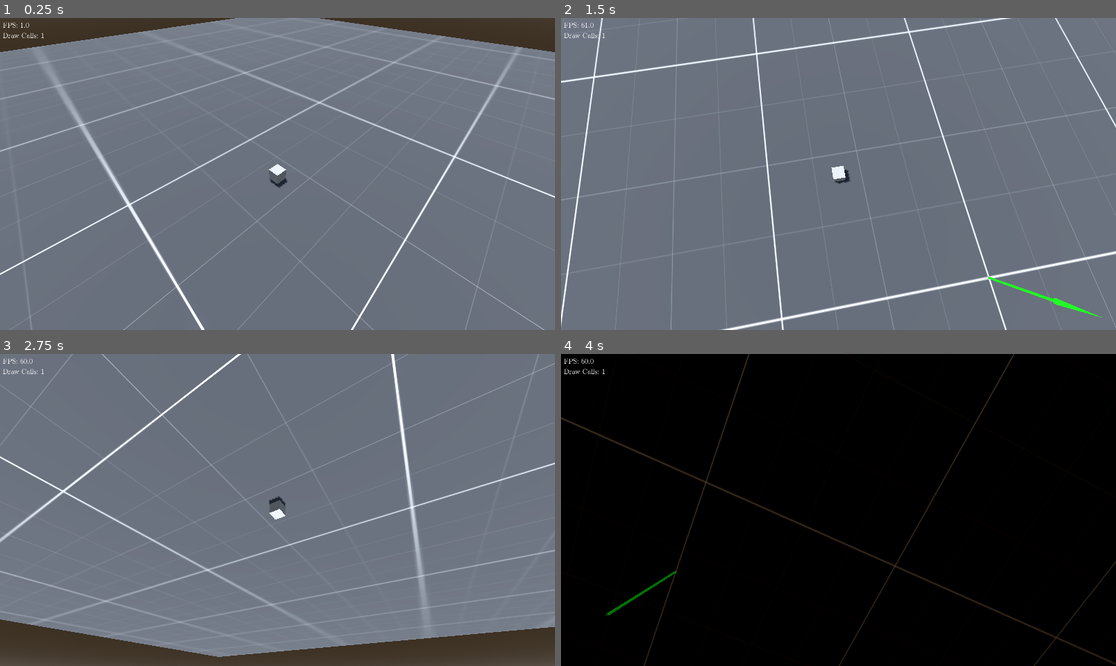
Above: before the commit, frames 1-4 (two rows, left to right).
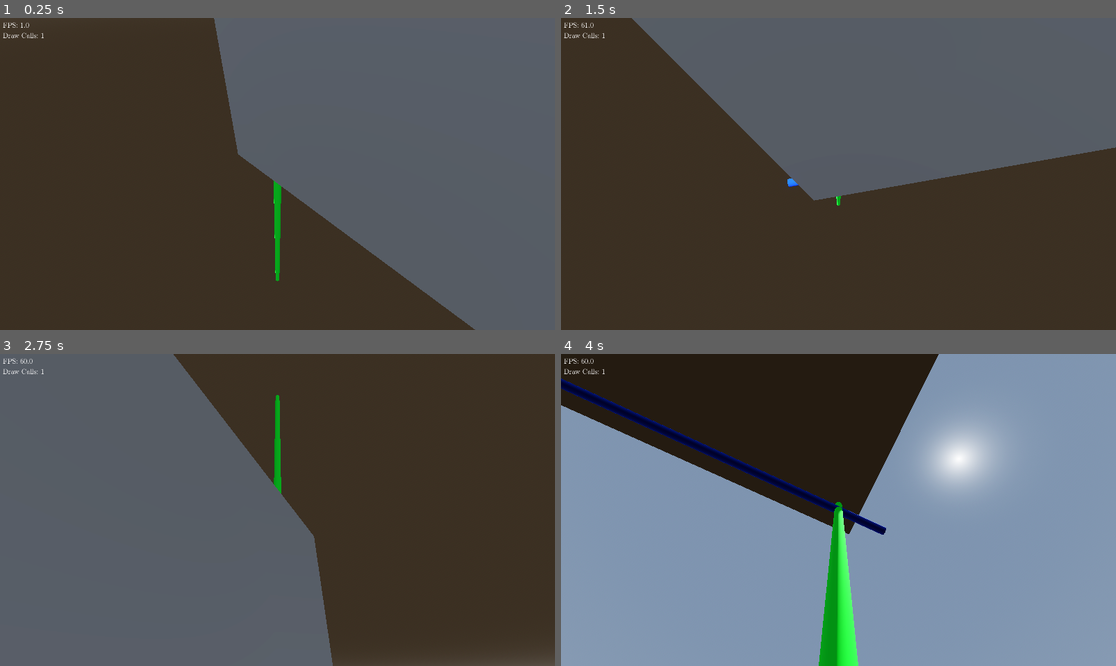
Above: after the commit, the same moments.

Repository: artgillespie/godot_experiments
Game: Godot game, scene res://main.tscn
The game is run twice, just before and just after one commit, with the same random seed, the same clock (stepped at 60 frames per second) and the same inputs. The project has no main scene, so this scene is started directly.
Inputs (mouse positions are in pixels of both pictures, inside the frame that each line leads up to):
- Up to frame 1 (0.25 s): no input
- Up to frame 2 (1.5 s): tap Enter at 0.5 s; move the mouse to (960, 158) at 0.52 s; click (960, 158) at 0.67 s; drag from (727, 189) to (810, 236) at 1.27 s
- Up to frame 3 (2.75 s): tap Space at 2 s; move the mouse to (333, 441) at 2.02 s; click (333, 441) at 2.17 s
- Up to frame 4 (4 s): tap Enter at 2.75 s; drag from (810, 572) to (672, 463) at 2.77 s; tap Space at 3.5 s; move the mouse to (1005, 556) at 3.52 s; click (1005, 556) at 3.67 s

The runs differ from the first frame. In frame 1, 98% of the frame differs, in the area x 0-100%, y 0-100%; in frame 2, 95%; in frame 3, 94%; in frame 4, 100%.

Commit message:
refactor orbital camera, prototype procedural mesh gen"

Diff:
--- a/Camera3D.gd
+++ b/Camera3D.gd
@@ -55,12 +55,11 @@
 func _input(e: InputEvent):
 	if e is InputEventMouseButton:
 		if e.button_index == MOUSE_BUTTON_WHEEL_UP:
-			DISTANCE -= 0.1
+			DISTANCE -= 0.5
+			_update_tx()
 		elif e.button_index == MOUSE_BUTTON_WHEEL_DOWN:
-			DISTANCE += 0.1
-		if e.button_index == MOUSE_BUTTON_LEFT and e.shift_pressed:
-			# pick a new point of interest
-			pass
+			DISTANCE += 0.5
+			_update_tx()
 		return
 	if e is InputEventPanGesture:
 		e = e as InputEventPanGesture
--- a/main.gd
+++ b/main.gd
@@ -2,22 +2,122 @@
 
 const count = 16
 
+var A = Vector3(-0.5, 0.5, 0.5) # x, y, d
+var B = Vector3(0.5, 0.5, 0.5) # -1, 1, d
+var C = Vector3(-0.5, -0.5, 0.5) # -1, -1, d
+var D = Vector3(0.5, -0.5, 0.5) # -1, 1, d
+var E = Vector3(0.5, 0.5, -0.5) # B * (1,1,-1)
+var F = Vector3(-0.5, 0.5, -0.5) # A * (1,1,-1)
+var G = Vector3(0.5, -0.5, -0.5) # D * (1,1,-1)
+var H = Vector3(-0.5, -0.5, -0.5) # C * (1,1,-1)
+
+var FRONT_FACE = [A,D,C,A,B,D]
+var BACK_FACE = [E,H,G,E,F,H]
+var BOTTOM_FACE = [C,G,H,C,D,G]
+var TOP_FACE = [F,B,A,F,E,B]
+var LEFT_FACE = [F,C,H,F,A,C]
+var RIGHT_FACE = [B,G,D,B,E,G]
+
+var FRONT_NORMAL = Vector3(0,0,1)
+var BACK_NORMAL = Vector3(0,0,-1)
+var BOTTOM_NORMAL = Vector3(0,-1,0)
+var TOP_NORMAL = Vector3(0,1,0)
+var LEFT_NORMAL = Vector3(-1,0,0)
+var RIGHT_NORMAL = Vector3(1,0,0)
+
+## triangle 1: upper left, bottom right, bottom left (e.g., ADC)
+## triangle 2: upper left, top right, bottom left (e.g., ABD)
+var UVS = [Vector2(0,0), Vector2(1,1), Vector2(0,1), Vector2(0,0), Vector2(1,0), Vector2(1,1)]
+
+##
+##    F--------E
+##   /|        /|
+##  / |       / |
+##  A H------B-G
+##  | /      | /
+##  |/       |/
+##  C--------D
+##
+
+var VOXEL_GRID_SIZE: int = 16
+var voxel_grid: Array = []
+
+func _init():
+	voxel_grid.clear()
+	voxel_grid.resize(VOXEL_GRID_SIZE*VOXEL_GRID_SIZE*VOXEL_GRID_SIZE)
+	fill_grid(true)
+
 func _ready():
+	$OrbitalCamera.poi = Vector3(0,0,0)
+	var mesh_instance = _make_mesh()
+	mesh_instance.position = Vector3(0,1,0)
+	$Procedural.add_child(mesh_instance)
+	voxel_grid.clear()
+	voxel_grid.resize(VOXEL_GRID_SIZE*VOXEL_GRID_SIZE*VOXEL_GRID_SIZE)
+	fill_grid(true)
 
-	$Camera3D.poi = $Cube.position
-	$Camera3D.look_at($Cube.position)
+func fill_grid(v: bool):
+	for i in range(VOXEL_GRID_SIZE):
+		for j in range(VOXEL_GRID_SIZE):
+			for k in range(VOXEL_GRID_SIZE):
+				set_voxel(i,j,k,v)
+
+func set_voxel(i:int,j:int,k:int,v:bool):
+	voxel_grid[i+j*VOXEL_GRID_SIZE+k*VOXEL_GRID_SIZE*VOXEL_GRID_SIZE] = v
+
+func voxel_at(i:int,j:int,k:int) -> bool:
+	if i < 0 or j < 0 or k < 0 or i >= VOXEL_GRID_SIZE or j >= VOXEL_GRID_SIZE or k >= VOXEL_GRID_SIZE:
+		return false
+	return voxel_grid[i+j*VOXEL_GRID_SIZE+k*VOXEL_GRID_SIZE*VOXEL_GRID_SIZE]
+
+func _make_mesh() -> MeshInstance3D:
+
+	var arrays = []
+	arrays.resize(ArrayMesh.ARRAY_MAX)
+	var mesh = ArrayMesh.new()
+
+	var vertices = PackedVector3Array()
+	var indices = PackedInt32Array()
+	var normals = PackedVector3Array()
+	var uvs = PackedVector2Array()
+	arrays[ArrayMesh.ARRAY_VERTEX] = vertices
+	# arrays[ArrayMesh.ARRAY_INDEX] = indices
+	arrays[ArrayMesh.ARRAY_NORMAL] = normals
+	arrays[ArrayMesh.ARRAY_TEX_UV] = uvs
+	for i in range(VOXEL_GRID_SIZE):
+		for j in range(VOXEL_GRID_SIZE):
+			for k in range(VOXEL_GRID_SIZE):
+				if not voxel_at(i,j,k):
+					continue
+				var pos = Vector3(i,j,k)
+				## no voxel in front of this voxel?
+				if k == 0 or not voxel_at(i,j,k+1):
+					_make_face(pos, FRONT_FACE, FRONT_NORMAL, vertices, indices, normals, uvs)
+				## no voxel behind this voxel?
+				if k == VOXEL_GRID_SIZE-1 or not voxel_at(i,j,k-1):
+					_make_face(pos, BACK_FACE, BACK_NORMAL, vertices, indices, normals, uvs)
+				if j == 0 or not voxel_at(i,j-1,k):
+					_make_face(pos, BOTTOM_FACE, BOTTOM_NORMAL, vertices, indices, normals, uvs)
+				if j == VOXEL_GRID_SIZE-1 or not voxel_at(i,j-1,k):
+					_make_face(pos, TOP_FACE, TOP_NORMAL, vertices, indices, normals, uvs)
+				if k == 0 or not voxel_at(i-1,j,k):
+					_make_face(pos, LEFT_FACE, LEFT_NORMAL, vertices, indices, normals, uvs)
+				if k == VOXEL_GRID_SIZE-1 or not voxel_at(i+1,j,k):
+					_make_face(pos, RIGHT_FACE, RIGHT_NORMAL, vertices, indices, normals, uvs)
+
+	mesh.add_surface_from_arrays(ArrayMesh.PRIMITIVE_TRIANGLES, arrays)
+
+	print(mesh.get_surface_count())
+	var instance = MeshInstance3D.new()
+	instance.mesh = mesh
+	return instance
+
+func _make_face(pos, face, normal, vertices: PackedVector3Array, indices: PackedInt32Array, normals: PackedVector3Array, uvs: PackedVector2Array):
+	for i in range(6):
+		vertices.push_back(face[i]+pos)
+		normals.push_back(normal)
+		uvs.push_back(UVS[i])
 
 func _on_area_3d_input_event(camera, event, position, normal, shape_idx):
-	var colors: Array[Color] = [Color.RED, Color.GREEN, Color.BLUE, Color.YELLOW, Color.CHOCOLATE, Color.BISQUE, Color.AQUA]
-	if event is InputEventMouseButton and event.is_pressed() and event.shift_pressed:
-		# place a cube
-		var mesh = BoxMesh.new()
-		var material = StandardMaterial3D.new()
-		material.albedo_color = colors.pick_random()
-		mesh.material = material
-		var inst = MeshInstance3D.new()
-		inst.position = position
-		inst.position.y = 0.5
-		inst.mesh = mesh
-		add_child(inst)
-		$Camera3D.poi = inst.position
+	# called when a mouse click "hits" the floor
+	pass
--- a/main.tscn
+++ b/main.tscn
@@ -1,9 +1,9 @@
-[gd_scene load_steps=15 format=3 uid="uid://ckrhqalaloppx"]
+[gd_scene load_steps=20 format=3 uid="uid://ckrhqalaloppx"]
 
 [ext_resource type="Script" path="res://main.gd" id="1_pki4k"]
 [ext_resource type="Material" uid="uid://ctnw417lldvaw" path="res://mat_gizmo_green.tres" id="2_hxb88"]
 [ext_resource type="Texture2D" uid="uid://hmpw546lyvhc" path="res://addons/kenney_prototype_textures/dark/texture_01.png" id="2_un22j"]
-[ext_resource type="Script" path="res://Camera3D.gd" id="2_y68gb"]
+[ext_resource type="PackedScene" uid="uid://cnox0boigxtlf" path="res://orbital_camera.tscn" id="3_e7nsw"]
 [ext_resource type="PackedScene" uid="uid://djfl620ctbvmb" path="res://ui.tscn" id="3_t6jel"]
 
 [sub_resource type="ProceduralSkyMaterial" id="ProceduralSkyMaterial_1aqid"]
@@ -30,14 +30,35 @@
 [sub_resource type="BoxShape3D" id="BoxShape3D_cbjfg"]
 size = Vector3(160, 1, 160)
 
-[sub_resource type="CylinderMesh" id="CylinderMesh_4dcsn"]
-material = ExtResource("2_hxb88")
+[sub_resource type="StandardMaterial3D" id="StandardMaterial3D_lvvgc"]
+albedo_color = Color(0.0313726, 0.988235, 0.168627, 1)
+
+[sub_resource type="CylinderMesh" id="CylinderMesh_e5mr6"]
+material = SubResource("StandardMaterial3D_lvvgc")
 top_radius = 0.01
 bottom_radius = 0.01
 height = 1.5
 
 [sub_resource type="CylinderMesh" id="CylinderMesh_fwssi"]
 material = ExtResource("2_hxb88")
+top_radius = 0.0
+bottom_radius = 0.02
+height = 0.25
+
+[sub_resource type="StandardMaterial3D" id="StandardMaterial3D_8grlf"]
+albedo_color = Color(0.0313726, 0.266667, 1, 1)
+
+[sub_resource type="CylinderMesh" id="CylinderMesh_4dcsn"]
+material = SubResource("StandardMaterial3D_8grlf")
+top_radius = 0.01
+bottom_radius = 0.01
+height = 1.5
+
+[sub_resource type="StandardMaterial3D" id="StandardMaterial3D_abu7k"]
+albedo_color = Color(0, 0, 0.929412, 1)
+
+[sub_resource type="CylinderMesh" id="CylinderMesh_ccvi7"]
+material = SubResource("StandardMaterial3D_abu7k")
 top_radius = 0.0
 bottom_radius = 0.02
 height = 0.25
@@ -56,6 +77,7 @@
 
 [node name="Floor" type="MeshInstance3D" parent="."]
 transform = Transform3D(1, 0, 0, 0, 1, 0, 0, 0, 1, 2.08165e-12, -0.5, 2.08165e-12)
+visible = false
 mesh = SubResource("BoxMesh_egsa2")
 
 [node name="Area3D" type="Area3D" parent="Floor"]
@@ -63,9 +85,7 @@
 [node name="CollisionShape3D" type="CollisionShape3D" parent="Floor/Area3D"]
 shape = SubResource("BoxShape3D_cbjfg")
 
-[node name="Camera3D" type="Camera3D" parent="."]
-transform = Transform3D(1, -5.95416e-16, 2.4663e-16, 2.4663e-16, 0.707107, 0.707107, -5.95416e-16, -0.707107, 0.707107, 2.08165e-12, 15, 15)
-script = ExtResource("2_y68gb")
+[node name="OrbitalCamera" parent="." instance=ExtResource("3_e7nsw")]
 
 [node name="Gizmo" type="Node3D" parent="."]
 transform = Transform3D(1, 0, 0, 0, 1, 0, 0, 0, 1, 0, -0.0406184, 0)
@@ -75,15 +95,28 @@
 
 [node name="MeshInstance3D" type="MeshInstance3D" parent="Gizmo/Y"]
 cast_shadow = 0
-mesh = SubResource("CylinderMesh_4dcsn")
+mesh = SubResource("CylinderMesh_e5mr6")
 
 [node name="MeshInstance3D2" type="MeshInstance3D" parent="Gizmo/Y"]
 transform = Transform3D(1, 0, 0, 0, 1, 0, 0, 0, 1, 2.08165e-12, 0.75, 2.08165e-12)
 cast_shadow = 0
 mesh = SubResource("CylinderMesh_fwssi")
 
+[node name="Z" type="Node3D" parent="Gizmo"]
+transform = Transform3D(8, 0, -1.21968e-22, -1.21968e-22, -3.49691e-07, -8, 0, 8, -3.49691e-07, 2.08165e-12, 0, 5)
+
+[node name="MeshInstance3D" type="MeshInstance3D" parent="Gizmo/Z"]
+cast_shadow = 0
+mesh = SubResource("CylinderMesh_4dcsn")
+
+[node name="MeshInstance3D2" type="MeshInstance3D" parent="Gizmo/Z"]
+transform = Transform3D(1, 0, 0, 0, 1, 0, 0, 0, 1, 2.08165e-12, 0.75, 2.08165e-12)
+cast_shadow = 0
+mesh = SubResource("CylinderMesh_ccvi7")
+
 [node name="Cube" type="MeshInstance3D" parent="."]
 transform = Transform3D(1, 0, 0, 0, 1, 0, 0, 0, 1, 10, 0.5, -10)
+visible = false
 mesh = SubResource("BoxMesh_x1kkc")
 
 [node name="CanvasLayer" type="CanvasLayer" parent="."]
--- /dev/null
+++ b/orbital_camera.tscn
@@ -0,0 +1,7 @@
+[gd_scene load_steps=2 format=3 uid="uid://cnox0boigxtlf"]
+
+[ext_resource type="Script" path="res://Camera3D.gd" id="1_g8ih7"]
+
+[node name="Camera3D" type="Camera3D"]
+transform = Transform3D(1, -5.95416e-16, 2.4663e-16, 2.4663e-16, 0.707107, 0.707107, -5.95416e-16, -0.707107, 0.707107, 2.08165e-12, 15, 15)
+script = ExtResource("1_g8ih7")
